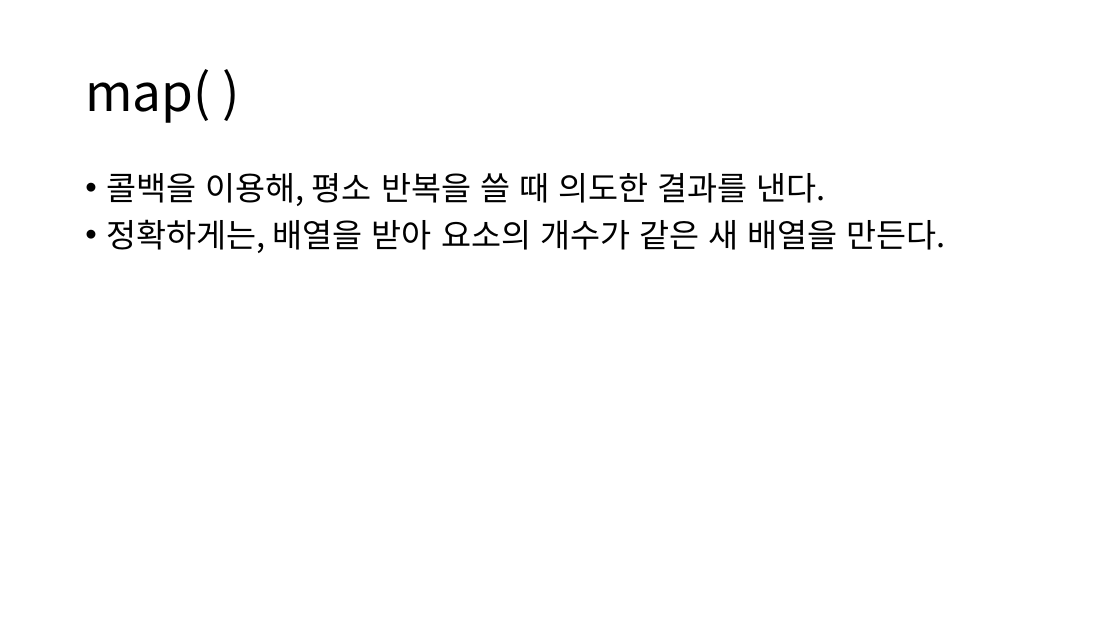
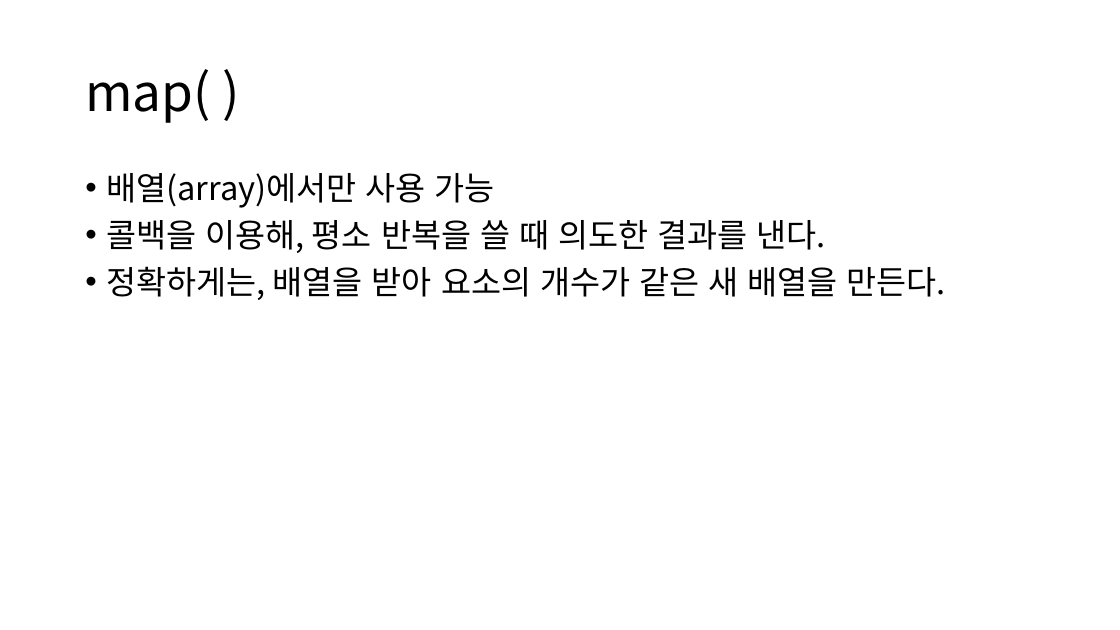
Before and after one commit to GNUCSAssistants/2021webprogramming, a slide deck: slide 8 of 수업/8. JavaScript (4)/PPT/JavaScript(4).pptx (slide 7 before the commit). Drawn at 1120x630 pixels with LibreOffice and Linux fonts; fonts in the diff are those of the drawing. Boxes give left, top, right and bottom in pixels: in the first picture for what was removed or moved away, otherwise in the second. Text is boxed around its words. In the diff, an @@ line names an element or a change of style, - is before the commit and + after.

```diff
--- a/수업/8. JavaScript (4)/PPT/JavaScript(4).pptx
+++ b/수업/8. JavaScript (4)/PPT/JavaScript(4).pptx
@@ text at (x1=106, y1=173, x2=495, y2=208): paragraph added @@
+• 배열(array)에서만 사용 가능
```
Also in this commit, not shown: 5 other slides changed, 1 slide added, 4 other files.
